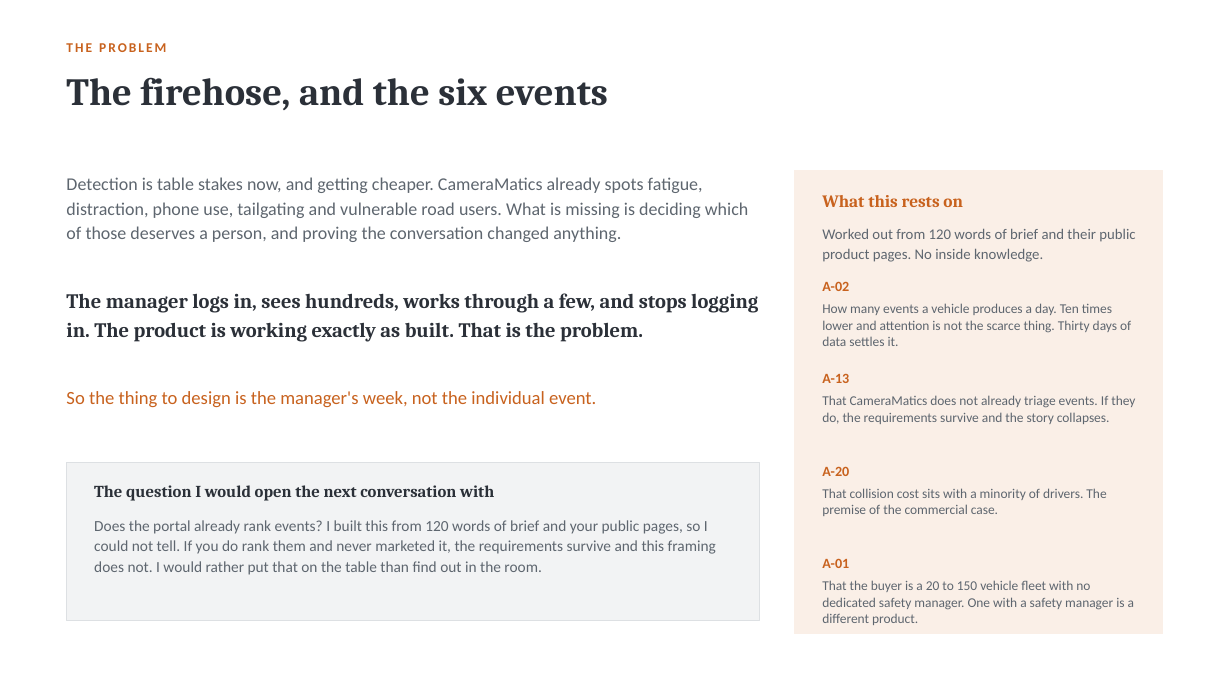
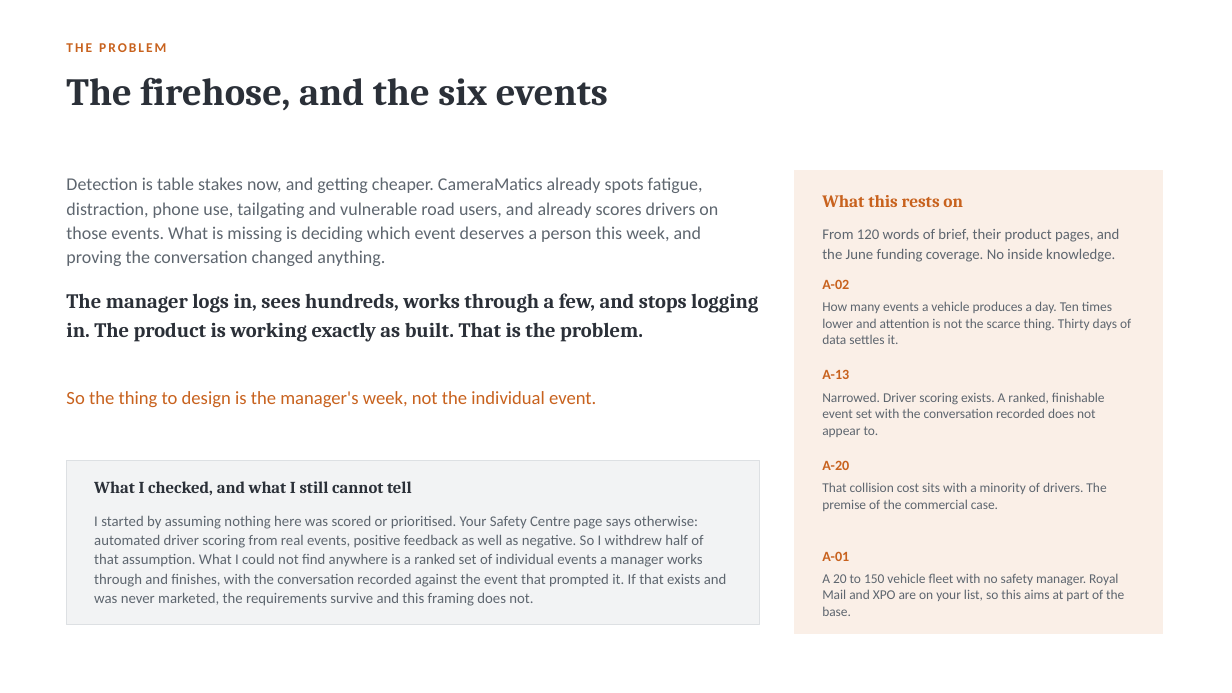
Before and after one commit to dannydaley76/cameramatics-product-brain, a slide deck: slide 3 of deck/cameramatics-danny-daley.pptx. Drawn at 1232x693 pixels with LibreOffice and Linux fonts; fonts in the diff are those of the drawing. Boxes give left, top, right and bottom in pixels: in the first picture for what was removed or moved away, otherwise in the second. Text is boxed around its words. In the diff, an @@ line names an element or a change of style, - is before the commit and + after.

```diff
--- a/deck/cameramatics-danny-daley.pptx
+++ b/deck/cameramatics-danny-daley.pptx
@@ text at bbox=[66, 177, 718, 266]: text changed @@
-Detection is table stakes now, and getting cheaper. CameraMatics already spots fatigue, distraction, phone use, tailgating and vulnerable road users. What is missing is deciding which of those deserves a person, and proving the conversation changed anything.
+Detection is table stakes now, and getting cheaper. CameraMatics already spots fatigue, distraction, phone use, tailgating and vulnerable road users, and already scores drivers on those events. What is missing is deciding which event deserves a person this week, and proving the conversation changed anything.
@@ text at bbox=[822, 228, 1120, 262]: text changed @@
-Worked out from 120 words of brief and their public product pages. No inside knowledge.
+From 120 words of brief, their product pages, and the June funding coverage. No inside knowledge.
@@ text at bbox=[822, 392, 1105, 437]: text changed @@
-That CameraMatics does not already triage events. If they do, the requirements survive and the story collapses.
+Narrowed. Driver scoring exists. A ranked, finishable event set with the conversation recorded does not appear to.
@@ rectangle: place and size @@
-rectangle at bbox=[67, 462, 760, 621]
+rectangle at bbox=[67, 460, 760, 625]
@@ 3 texts: place and size @@
-3 texts at bbox=[822, 373, 1106, 516]
+3 texts at bbox=[822, 369, 1106, 511]
@@ text at bbox=[94, 481, 412, 495]: text changed @@
-The question I would open the next conversation with
+What I checked, and what I still cannot tell
@@ text at bbox=[94, 516, 727, 606]: text changed; size 12 to 11.5 pt @@
-Does the portal already rank events? I built this from 120 words of brief and your public pages, so I could not tell. If you do rank them and never marketed it, the requirements survive and this framing does not. I would rather put that on the table than find out in the room.
+I started by assuming nothing here was scored or prioritised. Your Safety Centre page says otherwise: automated driver scoring from real events, positive feedback as well as negative. So I withdrew half of that assumption. What I could not find anywhere is a ranked set of individual events a manager works through and finishes, with the conversation recorded against the event that prompted it. If that exists and was never marketed, the requirements survive and this framing does not.
@@ text "A-01": place and size @@
-text "A-01" at bbox=[822, 558, 849, 568]
+text "A-01" at bbox=[822, 551, 849, 561]
@@ text at bbox=[822, 573, 1124, 616]: text changed @@
-That the buyer is a 20 to 150 vehicle fleet with no dedicated safety manager. One with a safety manager is a different product.
+A 20 to 150 vehicle fleet with no safety manager. Royal Mail and XPO are on your list, so this aims at part of the base.
```
Also in this commit, not shown: 6 other slides changed, 5 other files.
